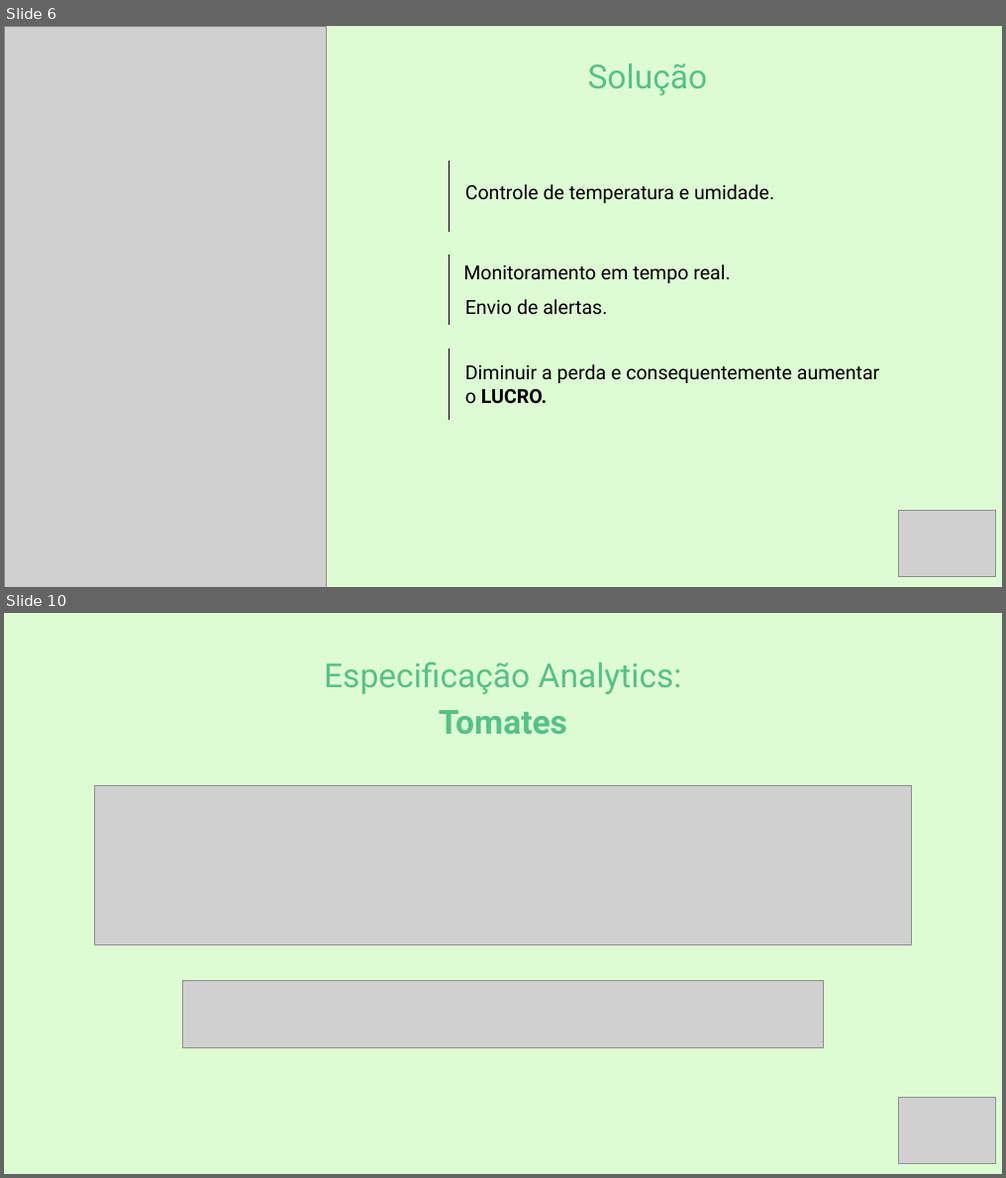
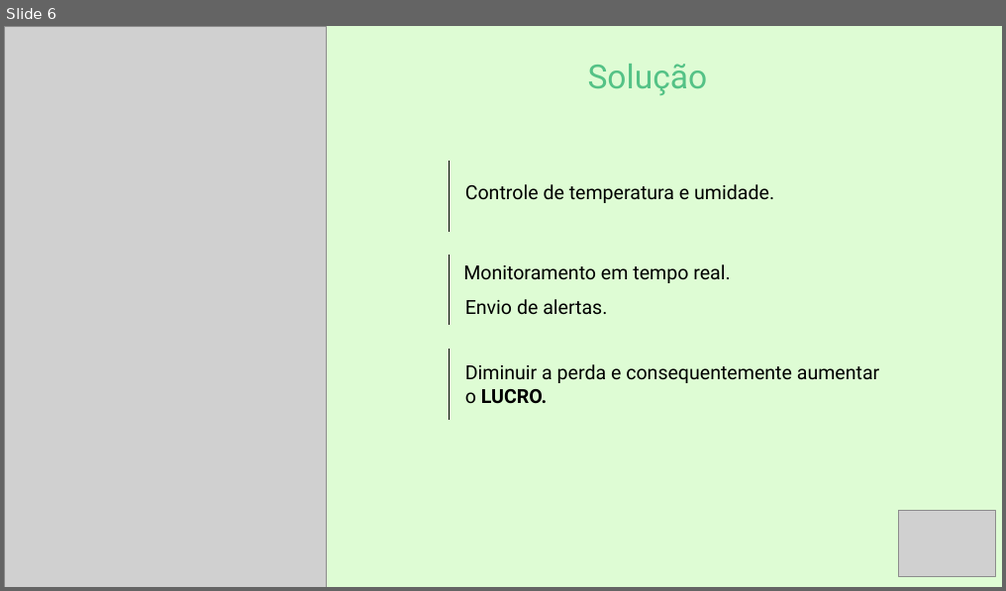
Before and after one commit to rony1533/Sixsolution-project, a slide deck: Documentação/SixSolucionApre.pptx. Shown one above the other, each under a label of ours: slides 6 and 10 before the commit, slide 6 after it; the slides between them are not shown. The pictures are 1006x1178 and 1006x591 pixels, drawn with LibreOffice and Linux fonts; fonts in the diff are those of the drawing; grey boxes stand for pictures. Boxes give left, top, right and bottom in pixels: in the first picture for what was removed or moved away, otherwise in the second. Text is boxed around its words. In the diff, an @@ line names an element or a change of style, - is before the commit and + after.

```diff
--- a/Documentação/SixSolucionApre.pptx
+++ b/Documentação/SixSolucionApre.pptx
@@ slide 10 removed at (4,613,1002,1174), background #DEFCD4 @@
@@ text removed at (324,662,682,735) @@
-Especificação Analytics:
-Tomates
@@ picture removed at (95,786,911,945) @@
@@ picture removed at (183,981,824,1048) @@
@@ picture removed at (899,1097,995,1163) @@
```
Also in this commit, not shown: 2 slides changed, 4 slides added, 8 other slides removed, 1 other file.
